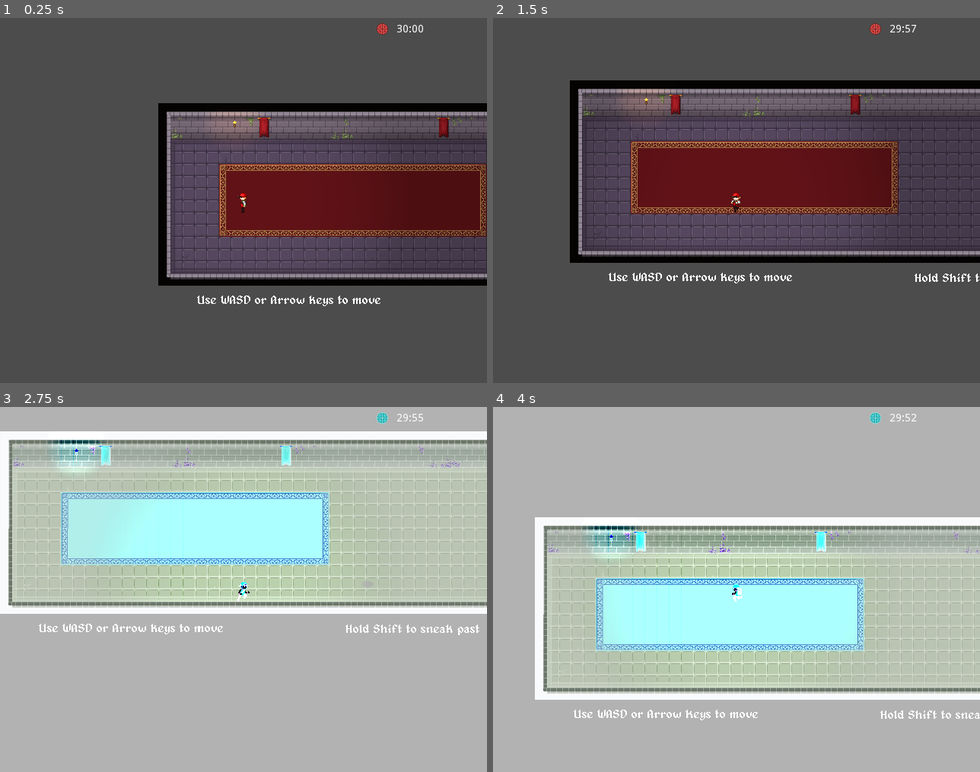
Above: before the commit, frames 1-4 (two rows, left to right).
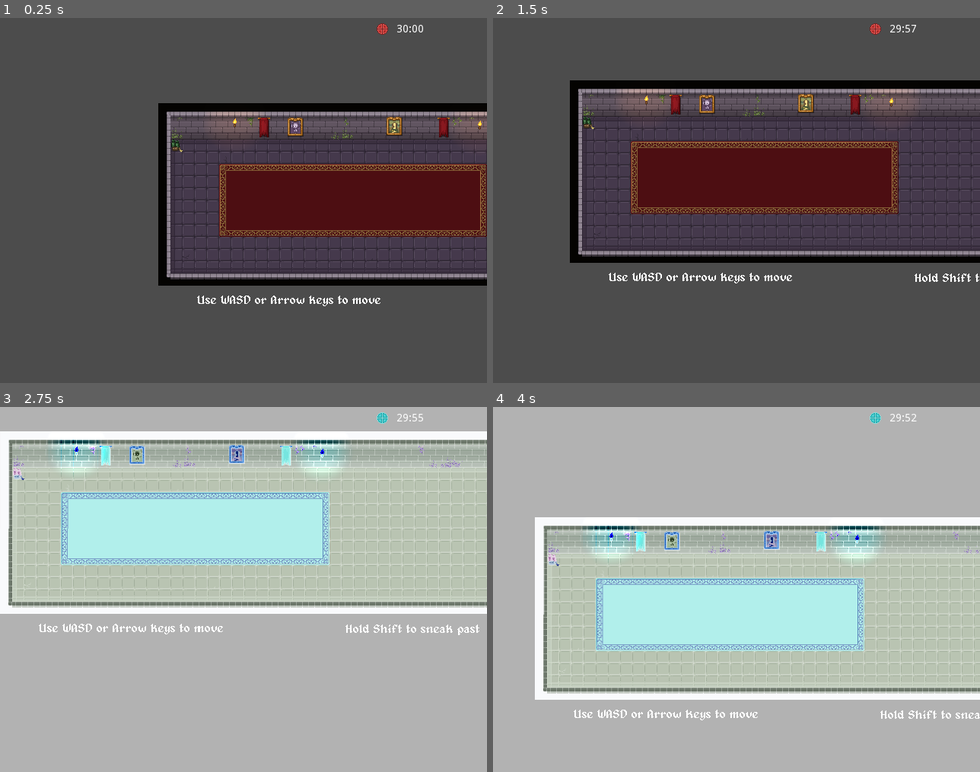
Above: after the commit, the same moments.

Repository: Bronsky91/Snapback
Game: Godot game, scene res://Scenes/Game.tscn
The game is run twice, just before and just after one commit, with the same random seed, the same clock (stepped at 60 frames per second) and the same inputs. Sound files missing from this copy of the repository are replaced by a short silence.
Inputs:
- Up to frame 1 (0.25 s): no input
- Up to frame 2 (1.5 s): tap Space (invert) at 0.5, 1.25, 1.35 s; hold D (right) 0.53-1.28 s; tap Shift (crouch) at 0.6 s; hold S (down) from 1.28 s (still down)
- Up to frame 3 (2.75 s): tap Space (invert) at 2 s; release S (down) at 2.03 s; hold D (right) from 2.03 s (still down); tap Shift (crouch) at 2.1 s
- Up to frame 4 (4 s): tap Space (invert) at 2.75, 2.85, 3.5 s; release D (right) at 2.78 s; hold W (up) 2.78-3.53 s; hold A (left) from 3.53 s (still down); tap Shift (crouch) at 3.6 s

The runs differ from the first frame. In frame 1, 1.3% of the frame differs, in the area x 35-100%, y 25-60%; in frame 2, 1.5%; in frame 3, 2.1%; in frame 4, 2.9%, in the area x 11-80%, y 32-76%.

Commit message:
Adds ghost

Diff:
--- a/Scenes/Game.tscn
+++ b/Scenes/Game.tscn
@@ -19,6 +19,12 @@
 [ext_resource path="res://Assets/Decorations/Banner_001.png" type="Texture" id=17]
 [ext_resource path="res://Assets/Decorations/Banner_002.png" type="Texture" id=18]
 [ext_resource path="res://Assets/Garbage_001.png" type="Texture" id=19]
+[ext_resource path="res://Assets/Decorations/Pedestal_002.png" type="Texture" id=20]
+[ext_resource path="res://Assets/Decorations/Painting_004.png" type="Texture" id=21]
+[ext_resource path="res://Assets/Decorations/Painting_005.png" type="Texture" id=22]
+[ext_resource path="res://Assets/Decorations/Skull_002.png" type="Texture" id=23]
+[ext_resource path="res://Assets/Decorations/Painting_003.png" type="Texture" id=24]
+[ext_resource path="res://Assets/Decorations/Painting_001.png" type="Texture" id=25]
 
 [sub_resource type="SpriteFrames" id=22]
 animations = [ {
@@ -172,7 +178,7 @@
 position = Vector2( 2182, -111 )
 frames = SubResource( 22 )
 animation = "Writhe"
-frame = 3
+frame = 2
 playing = true
 
 [node name="DecoTileMap" type="TileMap" parent="Navigation2D/TileMap"]
@@ -194,9 +200,39 @@
 texture = ExtResource( 17 )
 
 [node name="Torch" parent="Navigation2D/TileMap/DecoTileMap" instance=ExtResource( 16 )]
-frame = 2
+
+[node name="Torch2" parent="Navigation2D/TileMap/DecoTileMap" instance=ExtResource( 16 )]
+position = Vector2( 310, -101 )
+
+[node name="Torch3" parent="Navigation2D/TileMap/DecoTileMap" instance=ExtResource( 16 )]
+position = Vector2( 2155, -135 )
+
+[node name="Painting001" type="Sprite" parent="Navigation2D/TileMap/DecoTileMap"]
+position = Vector2( 199, -97 )
+texture = ExtResource( 25 )
+
+[node name="Painting004" type="Sprite" parent="Navigation2D/TileMap/DecoTileMap"]
+position = Vector2( 69, -96 )
+texture = ExtResource( 21 )
+
+[node name="Painting003" type="Sprite" parent="Navigation2D/TileMap/DecoTileMap"]
+position = Vector2( 762, -98 )
+texture = ExtResource( 24 )
+
+[node name="Painting005" type="Sprite" parent="Navigation2D/TileMap/DecoTileMap"]
+position = Vector2( 2208, -130 )
+texture = ExtResource( 22 )
+
+[node name="Skull002" type="Sprite" parent="Navigation2D/TileMap/DecoTileMap"]
+position = Vector2( 2152, -105 )
+texture = ExtResource( 23 )
+
+[node name="Pedestal002" type="Sprite" parent="Navigation2D/TileMap/DecoTileMap"]
+position = Vector2( 2247, -98 )
+texture = ExtResource( 20 )
 
 [node name="Enemies" type="Node2D" parent="Navigation2D"]
+visible = false
 
 [node name="Path2D" type="Path2D" parent="Navigation2D/Enemies"]
 position = Vector2( 3, -9 )
@@ -359,6 +395,7 @@
 [node name="YSort" type="YSort" parent="."]
 
 [node name="Player" parent="YSort" instance=ExtResource( 1 )]
+visible = false
 run_speed = 150
 sneak_speed = 75
 
@@ -373,6 +410,7 @@
 cell_size = Vector2( 16, 16 )
 cell_y_sort = true
 format = 1
+tile_data = PoolIntArray( -458614, 0, 65536, -393084, 0, 1, -262150, 0, 1 )
 
 [node name="UI" type="CanvasLayer" parent="."]
 script = ExtResource( 8 )
@@ -499,7 +537,7 @@
 theme = ExtResource( 3 )
 bbcode_enabled = true
 bbcode_text = "[center]Braizers are safe zones, enemies will not attack. They are also checkpoints.[/center]"
-text = "Braizers are safe zones, enemies will not attack. They are also checkpoints."
+text = "Braziers are safe zones, enemies will not attack. They are also checkpoints."
 __meta__ = {
 "_edit_use_anchors_": false
 }
Binary file added: Assets/Decorations/Enemy_002.png
Not shown, added: Assets/Decorations/Enemy_002.png.import
Binary file added: Assets/Decorations/Enemy_005.png
Not shown, added: Assets/Decorations/Enemy_005.png.import
Binary file added: Assets/Decorations/Enemy_006.png
Not shown, added: Assets/Decorations/Enemy_006.png.import
Not shown: 1 places in Scenes/Game.tscn that only renumber resources
